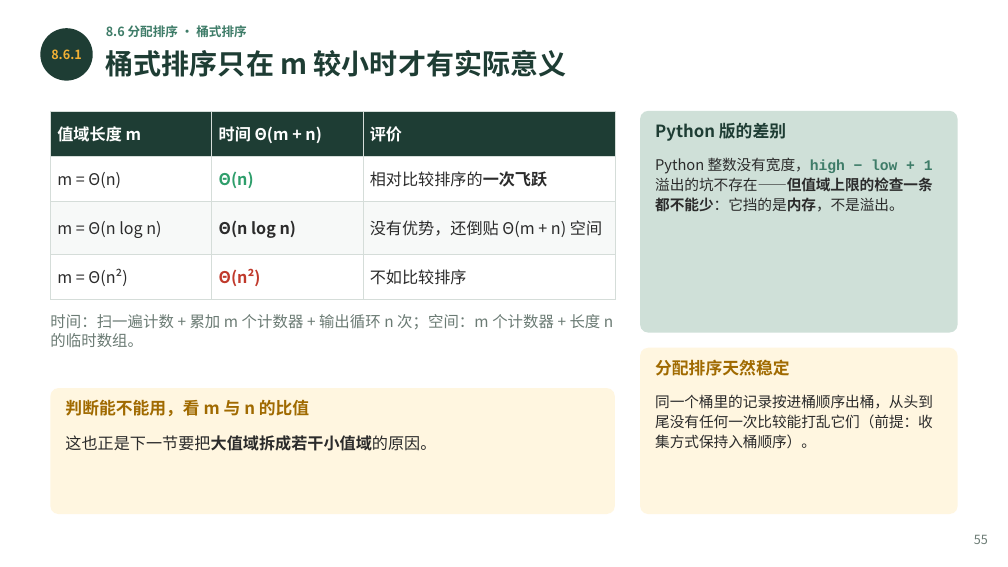
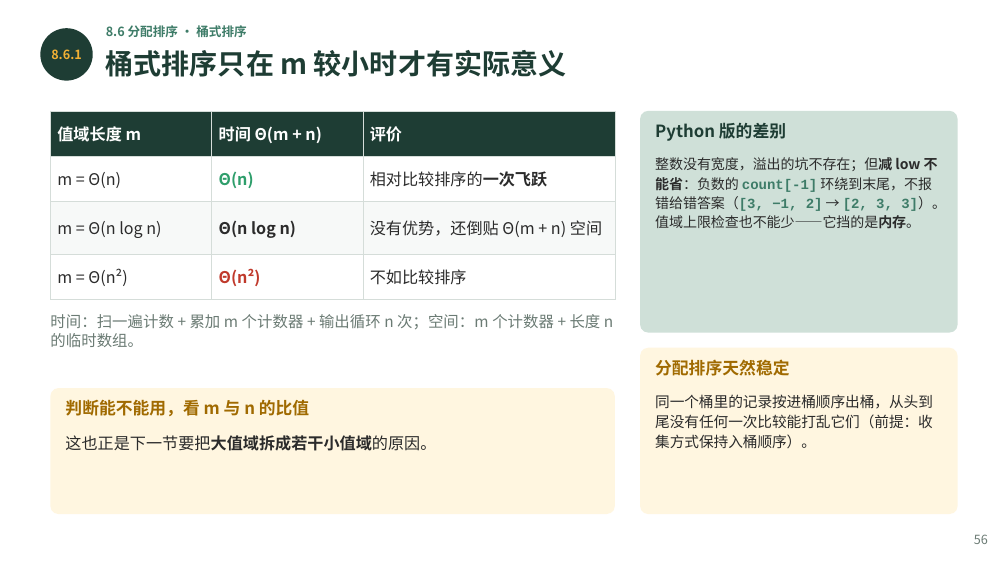
Before and after one commit to GMyhf/2026fall-cs201, a slide deck: slide 56 of courseware/202609_DSA_08_Sorting.pptx (slide 55 before the commit). Drawn at 1008x567 pixels with LibreOffice and Linux fonts; fonts in the diff are those of the drawing. Boxes give left, top, right and bottom in pixels: in the first picture for what was removed or moved away, otherwise in the second. Text is boxed around its words. In the diff, an @@ line names an element or a change of style, - is before the commit and + after.

```diff
--- a/courseware/202609_DSA_08_Sorting.pptx
+++ b/courseware/202609_DSA_08_Sorting.pptx
@@ text at [655,157,946,229]: text changed; size 10.5 to 10 pt @@
-Python 整数没有宽度，high − low + 1 溢出的坑不存在——但值域上限的检查一条都不能少：它挡的是内存，不是溢出。
+整数没有宽度，溢出的坑不存在；但减 low 不能省：负数的 count[-1] 环绕到末尾，不报错给错答案（[3, −1, 2] → [2, 3, 3]）。值域上限检查也不能少——它挡的是内存。
@@ text at [974,534,988,544]: text changed @@
-55
+56
```
Also in this commit, not shown: 48 other slides changed, 2 slides added, 2 other files.
